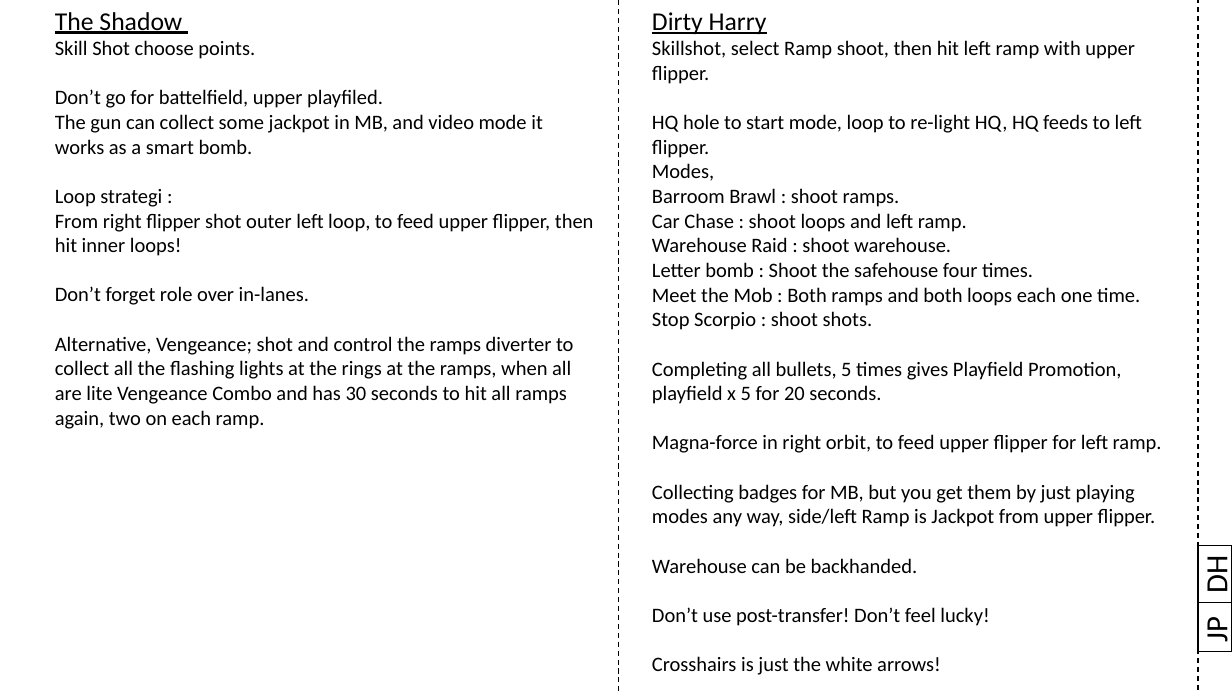
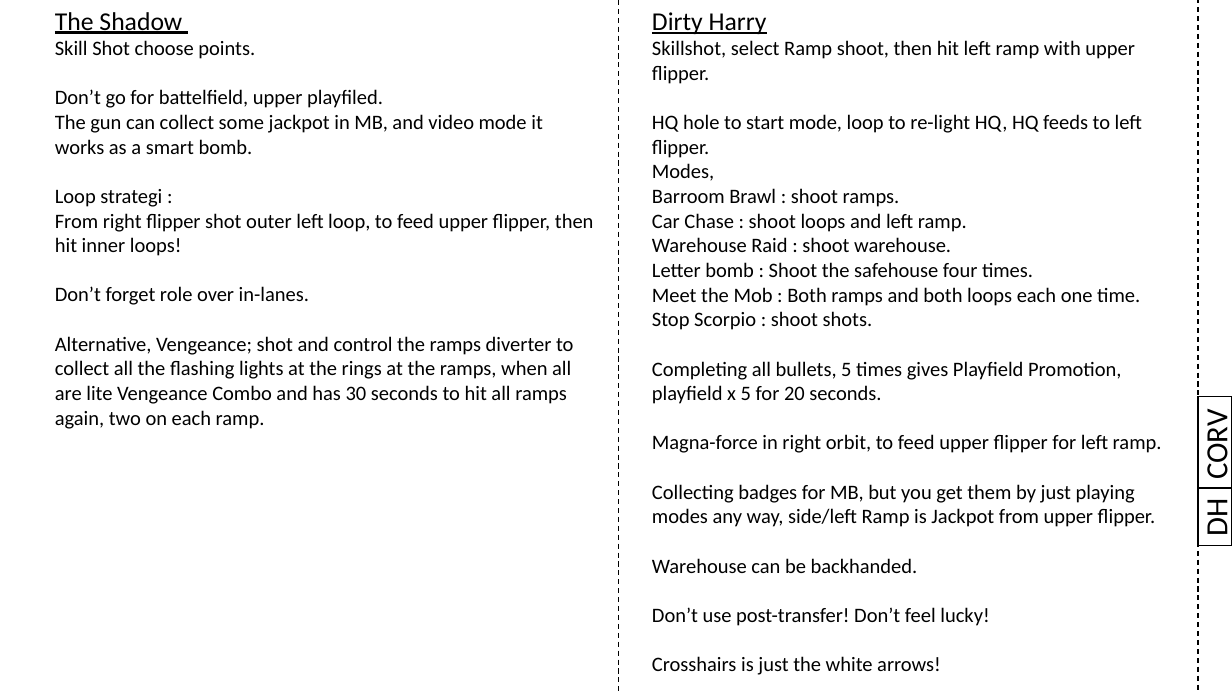
Before and after one commit to karstenbolge/PB, a slide deck: slide 9 of PB.pptx. Drawn at 1232x693 pixels with LibreOffice and Linux fonts; fonts in the diff are those of the drawing. Boxes give left, top, right and bottom in pixels: in the first picture for what was removed or moved away, otherwise in the second. Text is boxed around its words. In the diff, an @@ line names an element or a change of style, - is before the commit and + after.

```diff
--- a/PB.pptx
+++ b/PB.pptx
@@ rectangle added at [1198, 397, 1232, 489], outline #000000 1 pt, 24 pt, text #000000 @@
+CORV
@@ rectangle "DH": place and size @@
-rectangle "DH" at [1198, 546, 1232, 603]
+rectangle "DH" at [1198, 488, 1232, 546]
@@ rectangle removed at [1198, 603, 1232, 652] @@
-JP
```
Also in this commit, not shown: 16 other slides changed, 1 other file.
